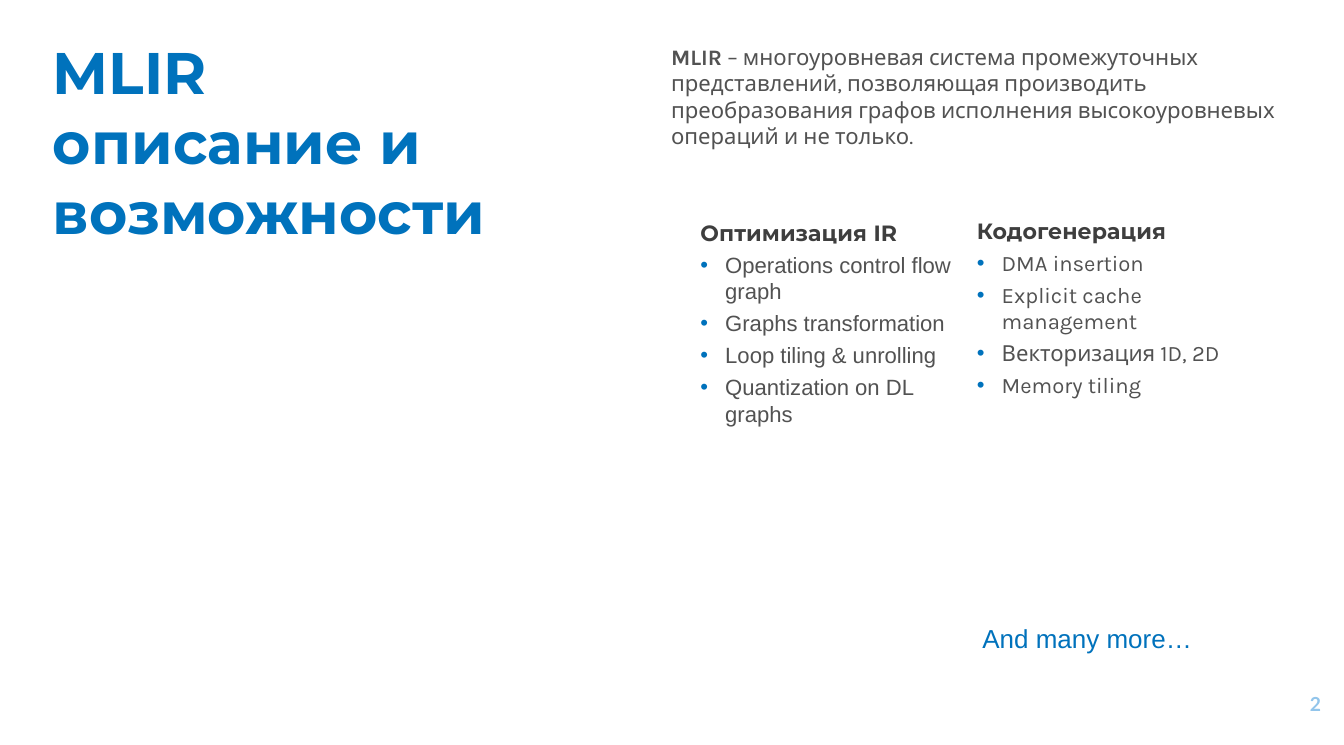
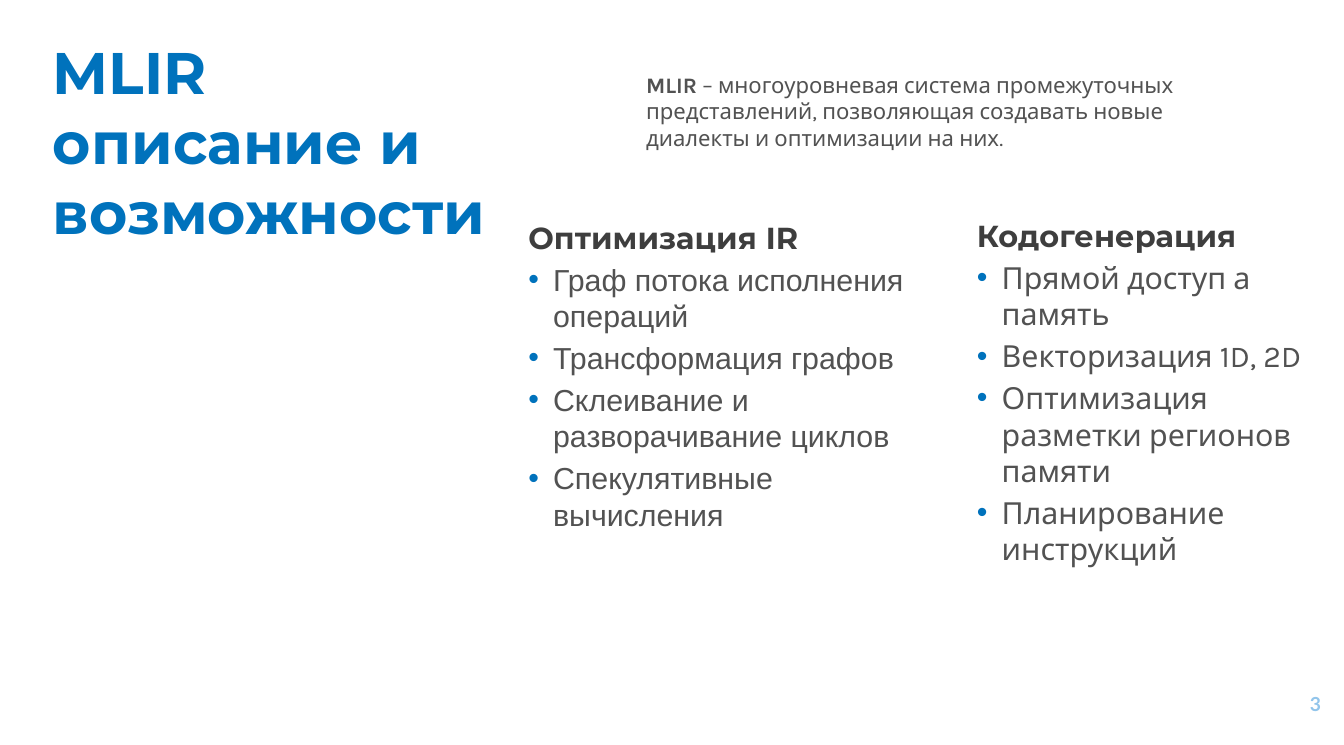
Before and after one commit to alexxRT/mipt-thesis, a slide deck: slide 3 of results/presentation/Presentation.pptx (slide 2 before the commit). Drawn at 1344x745 pixels with LibreOffice and Linux fonts; fonts in the diff are those of the drawing; background and template pictures are left out. Boxes give left, top, right and bottom in pixels: in the first picture for what was removed or moved away, otherwise in the second. Text is boxed around its words. In the diff, an @@ line names an element or a change of style, - is before the commit and + after.

Commit message:
update: text and presentation changes

```diff
--- a/results/presentation/Presentation.pptx
+++ b/results/presentation/Presentation.pptx
@@ rectangle: place and size @@
-rectangle at (562,0,1343,745)
+rectangle at (504,0,1343,745)
@@ text at (646,78,1173,150): text changed @@
-MLIR – многоуровневая система промежуточных представлений, позволяющая производить преобразования графов исполнения высокоуровневых операций и не только.
+MLIR – многоуровневая система промежуточных представлений, позволяющая создавать новые диалекты и оптимизации на них.
@@ text "Оптимизация IR": place and size @@
-text "Оптимизация IR" at (700,225,951,427)
+text "Оптимизация IR" at (528,227,903,527)
@@ text at (528,227,798,253): size 32 to 44 pt in "Оптимизация IR" @@
@@ text at (977,225,1301,375): size 32 to 44 pt in "Кодогенерация", "Векторизация 1D, 2D" @@
@@ text at (553,269,903,527): text changed; size 32 to 44 pt @@
-• Operations control flow graph
-• Graphs transformation
-• Loop tiling & unrolling
-• Quantization on DL graphs
+• Граф потока исполнения операций
+• Трансформация графов
+• Склеивание и разворачивание циклов
+• Спекулятивные вычисления
@@ text at (1002,266,1250,326): text changed; size 32 to 44 pt @@
-• DMA insertion
-• Explicit cache management
+• Прямой доступ а память
@@ text at (1002,387,1291,568): text changed; size 32 to 44 pt @@
-• Memory tiling
+• Оптимизация разметки регионов памяти
+• Планирование инструкций
@@ text removed at (982,629,1192,654) @@
-And many more…
@@ page number at (1310,697,1321,711): text changed @@
-2
+3
```
Also in this commit, not shown: 4 other slides changed, 2 slides added, 1 slide removed, 13 other files.
